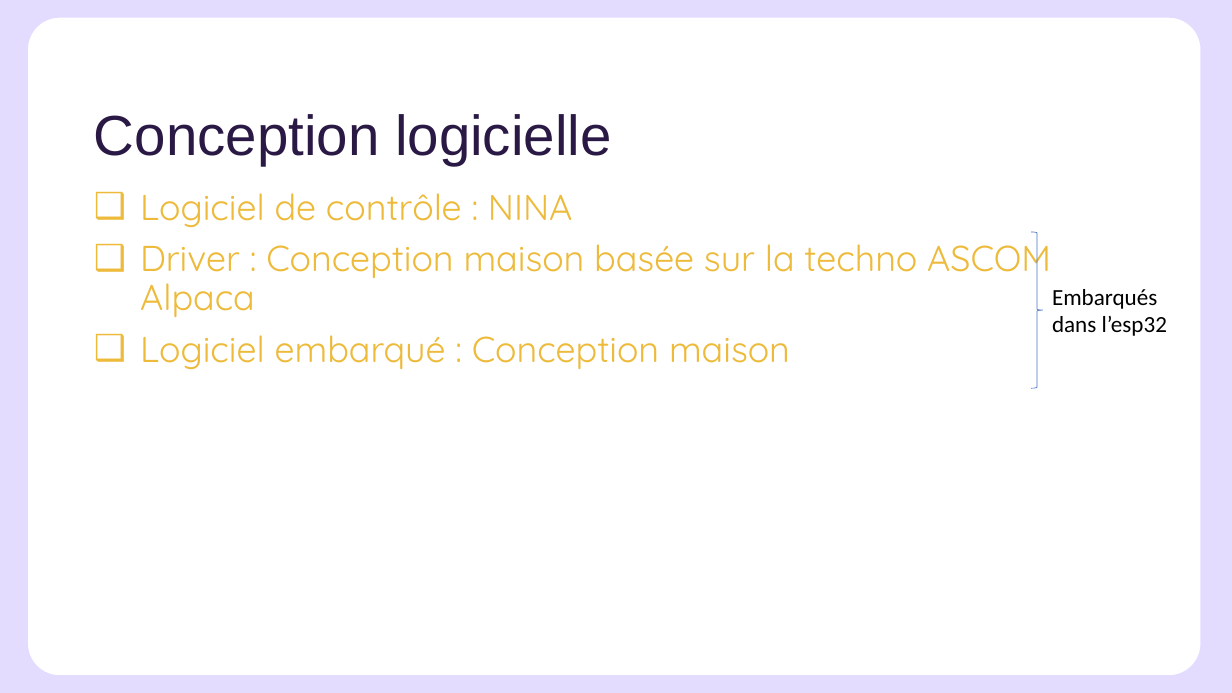
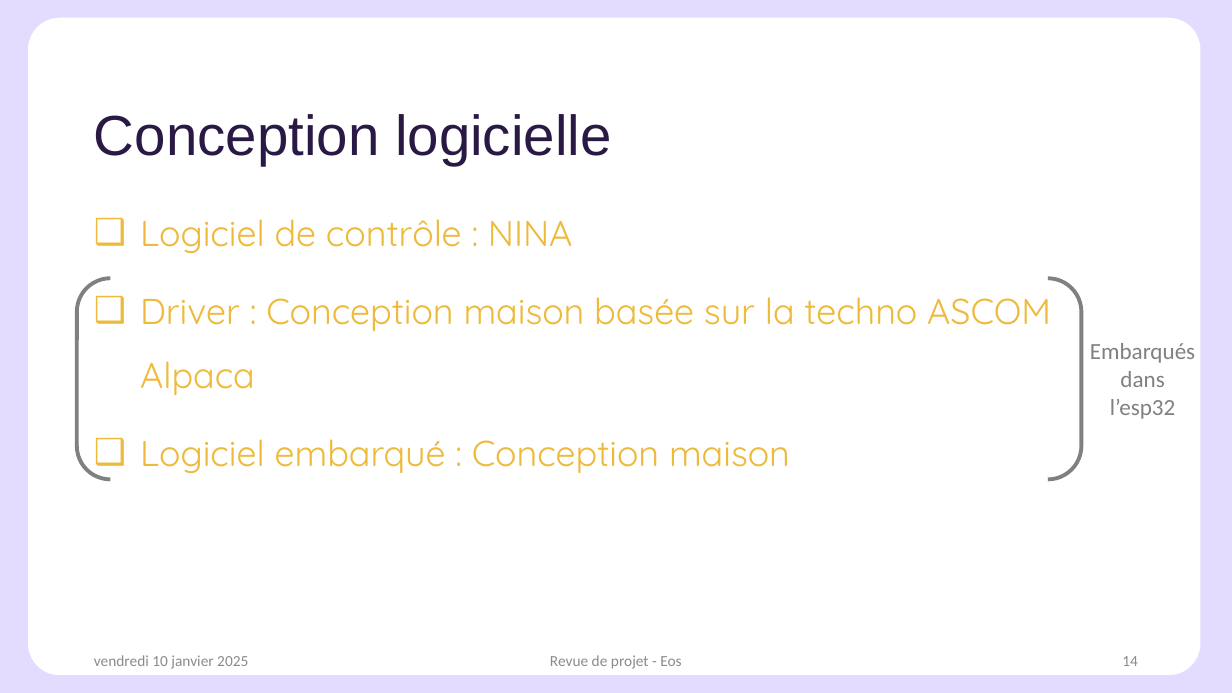
Before and after one commit to Sylvain-BROCAS/Starget, a slide deck: slide 14 of Starget.pptx (slide 10 before the commit). Drawn at 1232x693 pixels with LibreOffice and Linux fonts; fonts in the diff are those of the drawing; background and template pictures are left out. Boxes give left, top, right and bottom in pixels: in the first picture for what was removed or moved away, otherwise in the second. Text is boxed around its words. In the diff, an @@ line names an element or a change of style, - is before the commit and + after.

```diff
--- a/Starget.pptx
+++ b/Starget.pptx
@@ text "Logiciel de contrôle : NINA" at <box>140,219,1051,473</box>: line spacing 0.9 to 1.5 @@
@@ right brace removed at <box>1031,232,1043,388</box> @@
@@ bracket pair added at <box>77,278,1081,480</box>, outline #808080 3 pt @@
@@ text "Embarqués dans l’esp32": place and size @@
-text "Embarqués dans l’esp32" at <box>1052,289,1167,336</box>
+text "Embarqués dans l’esp32" at <box>1090,343,1195,419</box>
@@ text "Embarqués dans l’esp32" at <box>1090,343,1195,419</box>: text colour #000000 to #808080; alignment left to centre @@
@@ text added at <box>94,655,248,669</box>, 12 pt, text #8C8C8C @@
+vendredi 10 janvier 2025
@@ text added at <box>550,655,681,669</box>, 12 pt, text #8C8C8C @@
+Revue de projet - Eos
@@ page number added at <box>1122,656,1138,666</box>, 12 pt, text #8C8C8C @@
+14
```
Also in this commit, not shown: 16 other slides changed, 7 slides added, 3 slides removed.
